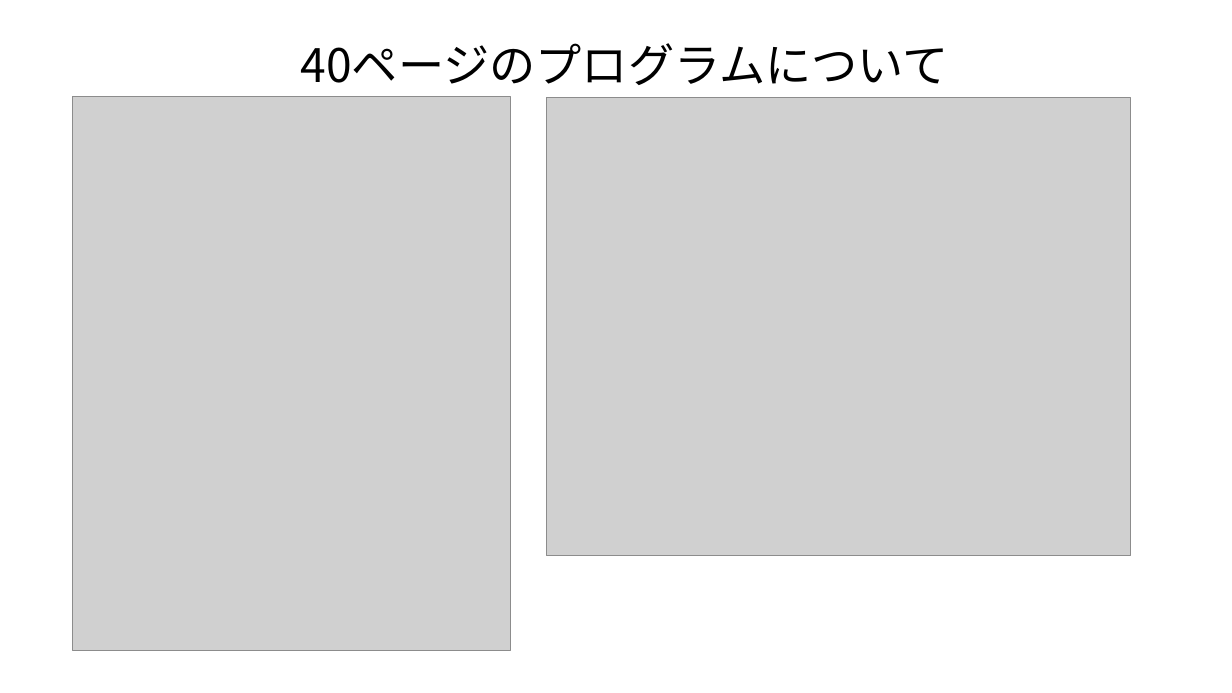
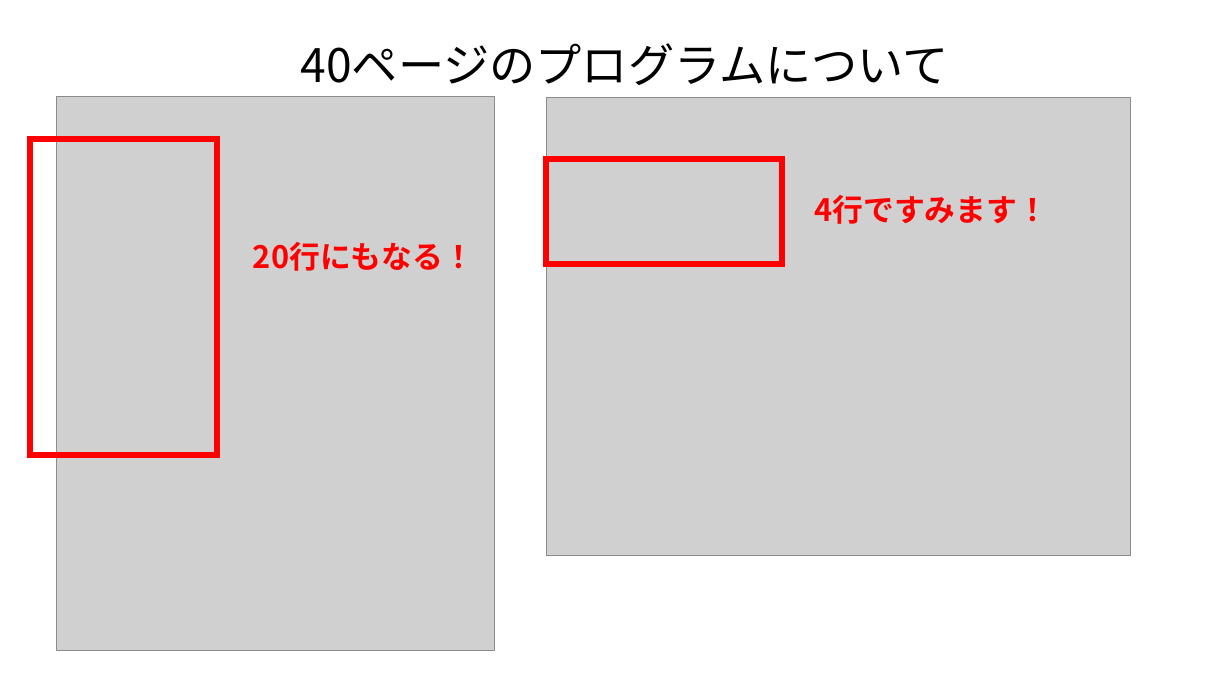
Before and after one commit to masakage/algorithm, a slide deck: slide 9 of docs/第5回引数と返却値.pptx. Drawn at 1232x693 pixels with LibreOffice and Linux fonts; fonts in the diff are those of the drawing; grey boxes stand for pictures. Boxes give left, top, right and bottom in pixels: in the first picture for what was removed or moved away, otherwise in the second. Text is boxed around its words. In the diff, an @@ line names an element or a change of style, - is before the commit and + after.

Commit message:
modified

```diff
--- a/docs/第5回引数と返却値.pptx
+++ b/docs/第5回引数と返却値.pptx
@@ picture: place and size @@
-picture at [73, 97, 510, 652]
+picture at [57, 97, 494, 652]
@@ rectangle added at [30, 139, 216, 455], outline #FF0000 4.5 pt @@
@@ rectangle added at [546, 159, 782, 264], outline #FF0000 4.5 pt @@
@@ text added at [814, 195, 1048, 224], 24 pt, text #FF0000, bold @@
+4行ですみます！
@@ text added at [253, 242, 474, 271], 24 pt, text #FF0000, bold @@
+20行にもなる！
```
